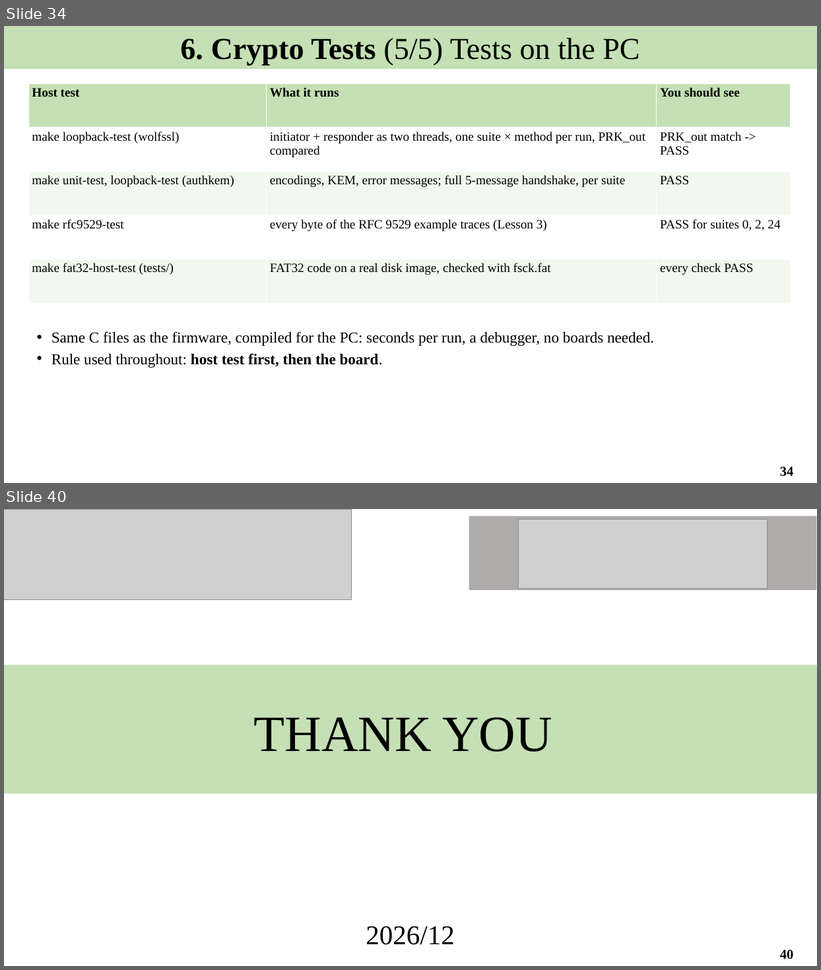
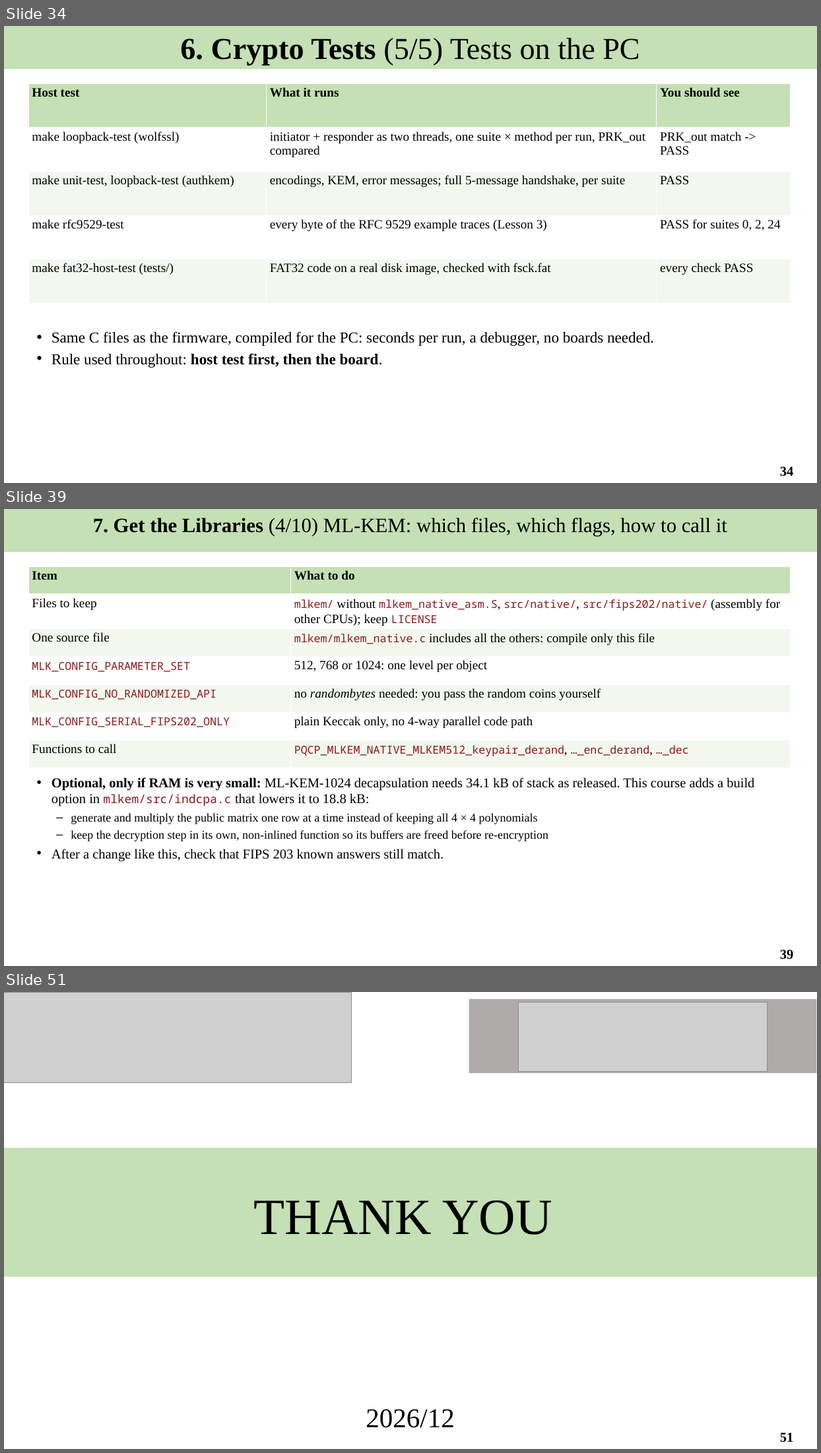
Before and after one commit to Khaiduy/chipyard-edhoc, a slide deck: fpga/sw/export/docs/slides/02_Software_environment_and_tests.pptx. Shown one above the other, each under a label of ours: slides 34 and 40 before the commit, slides 34, 39 and 51 after it; the slides between them are not shown. The pictures are 821x970 and 821x1453 pixels, drawn with LibreOffice and Linux fonts; fonts in the diff are those of the drawing; grey boxes stand for pictures. Boxes give left, top, right and bottom in pixels: in the first picture for what was removed or moved away, otherwise in the second. Text is boxed around its words. In the diff, an @@ line names an element or a change of style, - is before the commit and + after.

```diff
--- a/fpga/sw/export/docs/slides/02_Software_environment_and_tests.pptx
+++ b/fpga/sw/export/docs/slides/02_Software_environment_and_tests.pptx
@@ slide 39 added at [4,509,817,966], background #FFFFFF @@
@@ rectangle added at [4,509,817,553], fill #C5E0B4, 24 pt, text #000000 @@
+7. Get the Libraries (4/10) ML-KEM: which files, which flags, how to call it
@@ table added at [28,567,791,762], 7 rows, 2 columns @@
+Item | What to do
+Files to keep | mlkem/ without mlkem_native_asm.S, src/native/, src/fips202/native/ (assembly for other CPUs); keep LICENSE
+One source file | mlkem/mlkem_native.c includes all the others: compile only this file
+MLK_CONFIG_PARAMETER_SET | 512, 768 or 1024: one level per object
+MLK_CONFIG_NO_RANDOMIZED_API | no randombytes needed: you pass the random coins yourself
+MLK_CONFIG_SERIAL_FIPS202_ONLY | plain Keccak only, no 4-way parallel code path
+Functions to call | PQCP_MLKEM_NATIVE_MLKEM512_keypair_derand, …_enc_derand, …_dec
@@ text added at [52,778,754,862], 16 pt, text #000000 @@
+• Optional, only if RAM is very small: ML-KEM-1024 decapsulation needs 34.1 kB of stack as released. This course adds a build option in mlkem/src/indcpa.c that lowers it to 18.8 kB:
+– generate and multiply the public matrix one row at a time instead of keeping all 4 × 4 polynomials
+– keep the decryption step in its own, non-inlined function so its buffers are freed before re-encryption
+• After a change like this, check that FIPS 203 known answers still match.
@@ page number added at [780,950,793,960], 16 pt, text #000000, bold @@
+39
@@ what was slide 40 is now slide 51 @@
@@ page number at [780,1433,793,1443]: text changed @@
-40
+51
```
Also in this commit, not shown: 13 slides changed, 10 other slides added, 5 other files.
